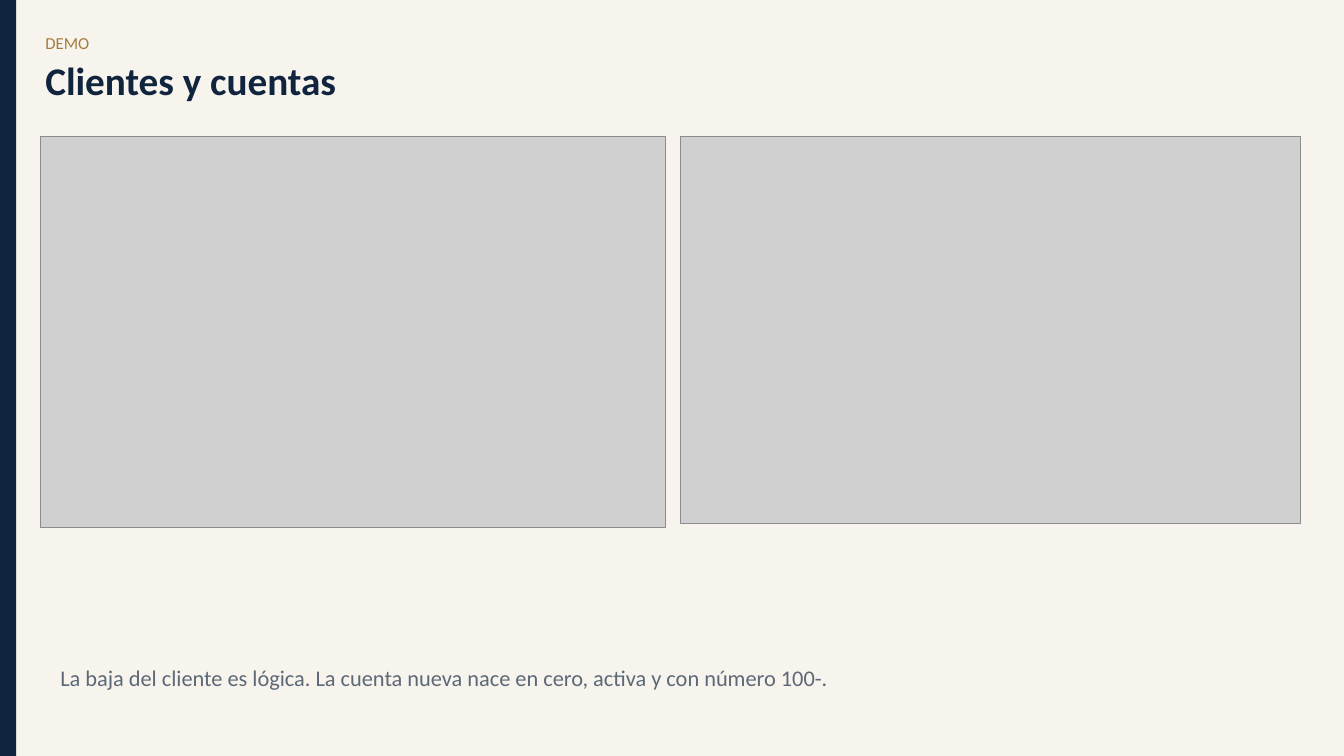
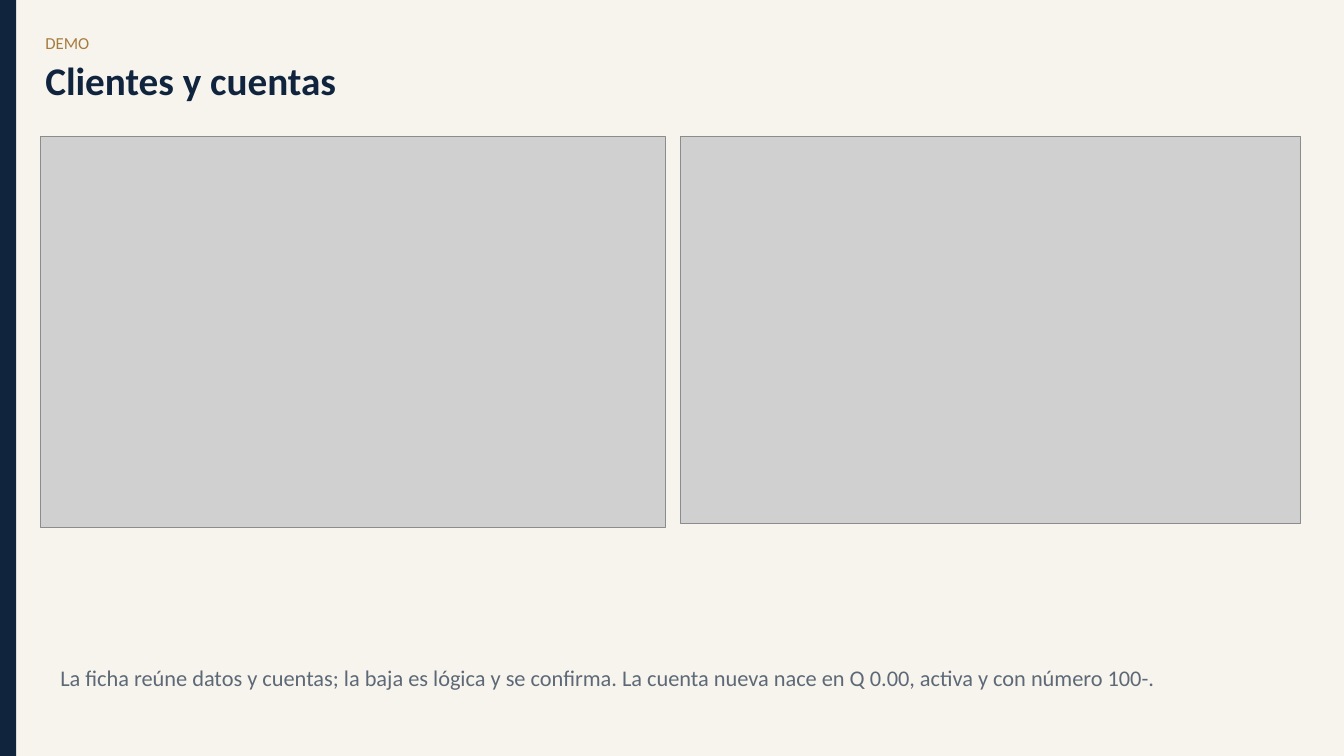
Before and after one commit to afriely-2025553/sistema-bancario, a slide deck: slide 10 of docs/presentacion-sistema-bancario.pptx. Drawn at 1344x756 pixels with LibreOffice and Linux fonts; fonts in the diff are those of the drawing; grey boxes stand for pictures. Boxes give left, top, right and bottom in pixels: in the first picture for what was removed or moved away, otherwise in the second. Text is boxed around its words. In the diff, an @@ line names an element or a change of style, - is before the commit and + after.

Commit message:
docs: manual, presentación y registro de errores con la interfaz final
Se reconstruye el manual de usuario con las capturas nuevas, se actualizan la presentación y la documentación final, se agregan E-07 a E-15 al registro de errores, una fila al documento 07 y se regeneran las evidencias de Jest y Newman.

```diff
--- a/docs/presentacion-sistema-bancario.pptx
+++ b/docs/presentacion-sistema-bancario.pptx
@@ text at (60, 670, 1154, 690): text changed @@
-La baja del cliente es lógica. La cuenta nueva nace en cero, activa y con número 100-.
+La ficha reúne datos y cuentas; la baja es lógica y se confirma. La cuenta nueva nace en Q 0.00, activa y con número 100-.
```
Also in this commit, not shown: 7 other slides changed, 47 other files.
